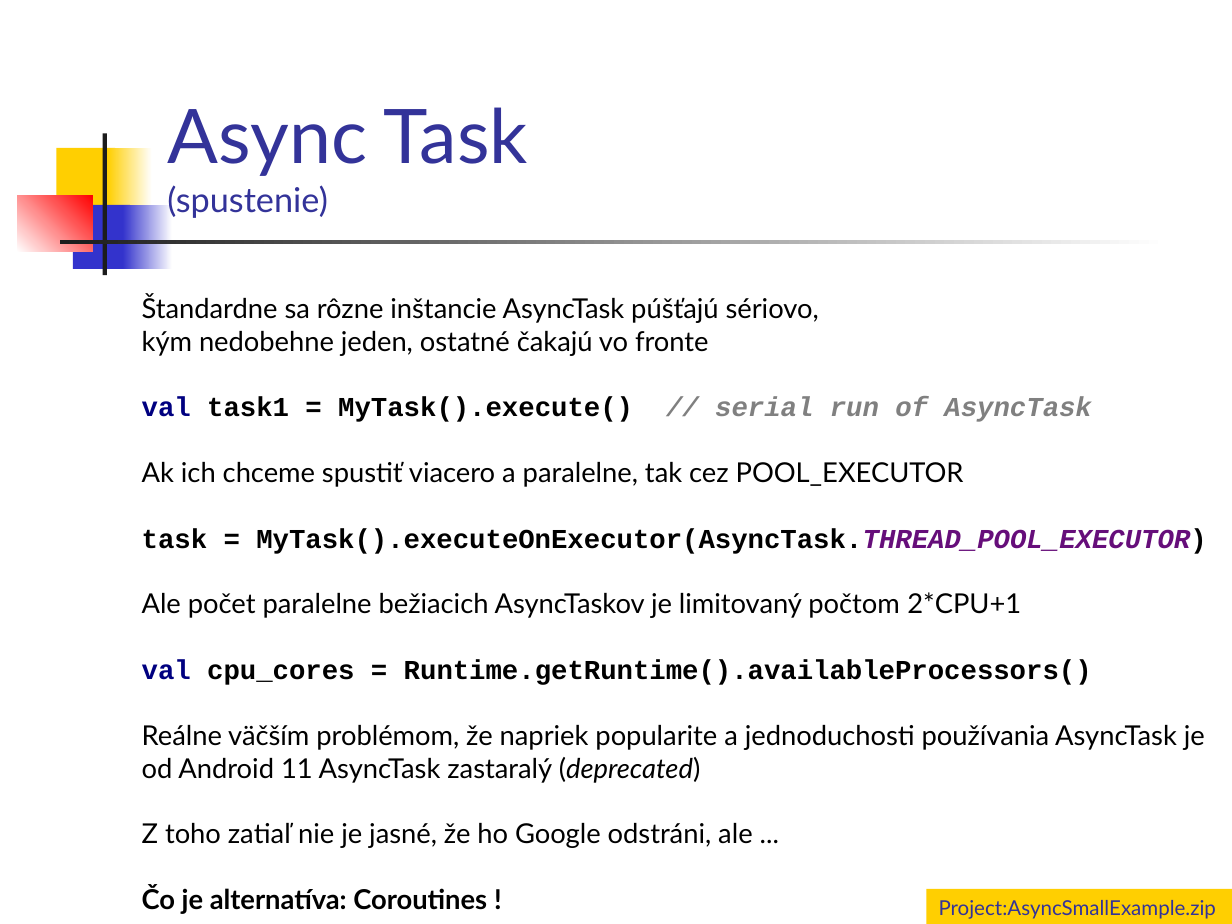
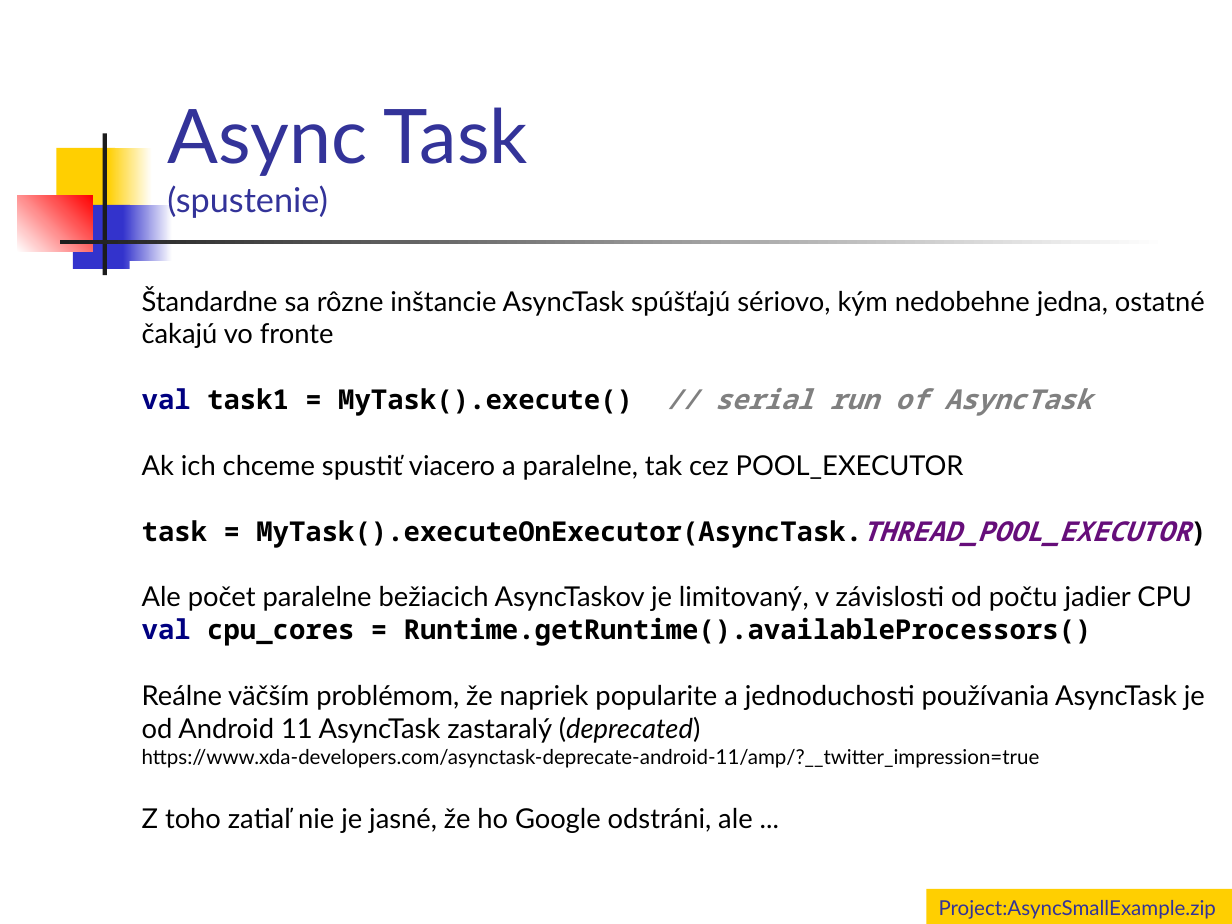
Before and after one commit to vmandro/Prednasky, a slide deck: slide 8 of 09/09_Async.ppt (slide 5 before the commit). Drawn at 1232x924 pixels with LibreOffice and Linux fonts; fonts in the diff are those of the drawing. Boxes give left, top, right and bottom in pixels: in the first picture for what was removed or moved away, otherwise in the second. Text is boxed around its words. In the diff, an @@ line names an element or a change of style, - is before the commit and + after.

```diff
--- a/09/09_Async.ppt
+++ b/09/09_Async.ppt
@@ text "Štandardne sa rôzne inštancie AsyncTask ..." moved from (x1=142, y1=294, x2=1207, y2=914) to (x1=142, y1=287, x2=1205, y2=833) @@
@@ text at (x1=142, y1=287, x2=1205, y2=348): text changed @@
-Štandardne sa rôzne inštancie AsyncTask púšťajú sériovo,
-kým nedobehne jeden, ostatné čakajú vo fronte
+Štandardne sa rôzne inštancie AsyncTask spúšťajú sériovo, kým nedobehne jedna, ostatné čakajú vo fronte
@@ text at (x1=142, y1=388, x2=1191, y2=646): font Courier New to Noto Sans Mono in "val task1 = MyTask().execute() // serial run ...", "task = MyTask().executeOnExecutor(AsyncTask.THREAD_POOL_EXEC ...", "val cpu_cores = Runtime.getRuntime().availableProcessors()" @@
@@ text at (x1=142, y1=586, x2=1192, y2=611): text changed @@
-Ale počet paralelne bežiacich AsyncTaskov je limitovaný počtom 2*CPU+1
+Ale počet paralelne bežiacich AsyncTaskov je limitovaný, v závislosti od počtu jadier CPU
@@ text at (x1=142, y1=749, x2=1040, y2=768): paragraph added @@
+https://www.xda-developers.com/asynctask-deprecate-android-11/amp/?__twitter_impression=true
@@ text at (x1=142, y1=885, x2=487, y2=914): paragraph removed @@
-Čo je alternatíva: Coroutines !
```
Also in this commit, not shown: 11 other slides changed, 4 slides added, 1 other file.
